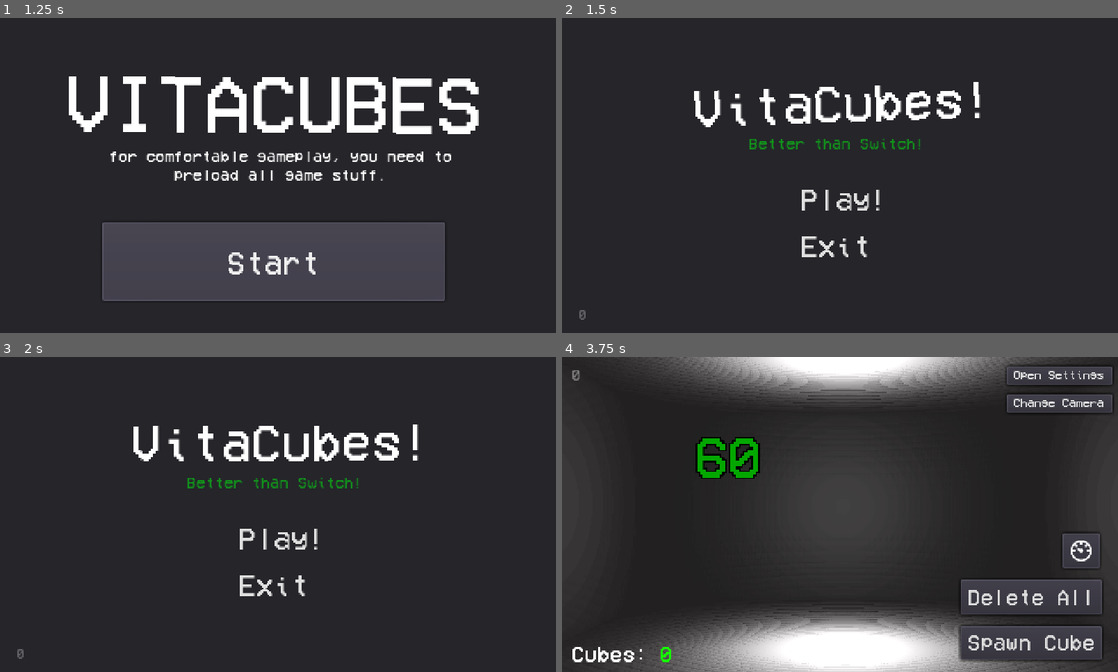
Above: before the commit, frames 1-4 (two rows, left to right).
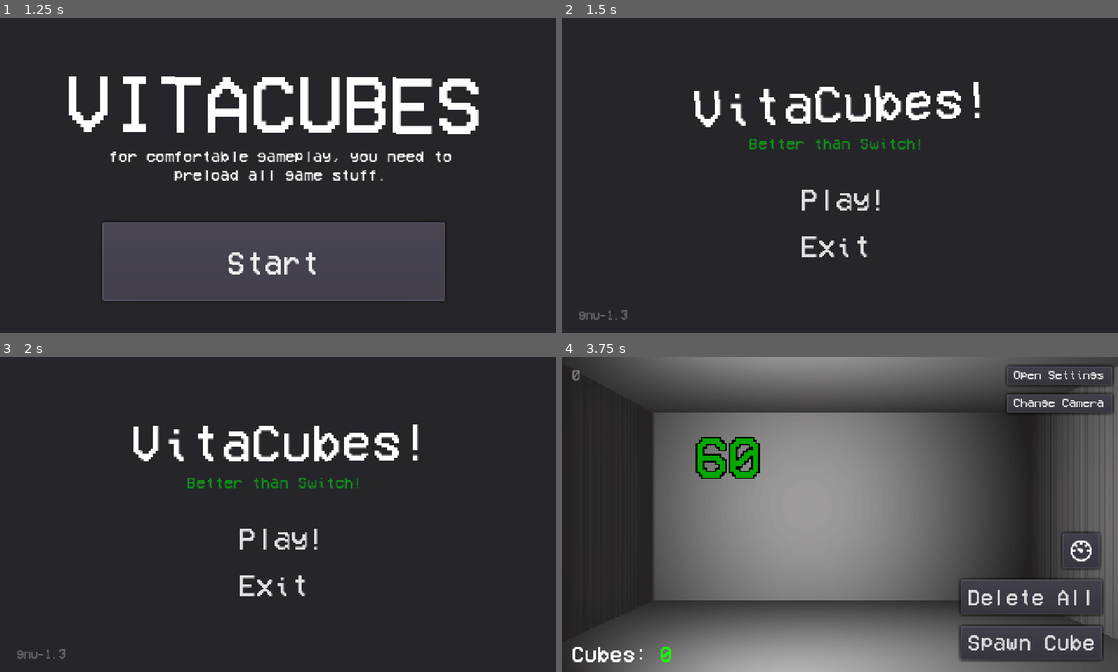
Above: after the commit, the same moments.

Repository: yaragirodev/vitaCubes
Game: Godot game, scene res://scenes/preLoadMenu.tscn
Two runs of this game, one before a commit and one after it. Both use one fixed random seed, a clock stepped at 60 frames per second and the inputs below.
Inputs:
- Up to frame 1 (1.25 s): click "Load Assets" at 0.5 s
- Up to frame 2 (1.5 s): click "Start" at 1.25 s
- Up to frame 3 (2 s): no input
- Up to frame 4 (3.75 s): click "0" (after the commit: "gnu-1.3") at 2 s; click "Back" at 2.75 s; click "Play!" at 3.5 s

Frame 1 is identical in both runs. In frame 2, less than 0.1% of the frame differs, in the area x 3-12%, y 92-96%; in frame 3, less than 0.1%; in frame 4, 56%, in the area x 5-100%, y 0-100%.

Commit message:
added linux version label

Diff:
--- /dev/null
+++ b/assets/versionScene.tres
@@ -0,0 +1,42 @@
+[gd_resource type="ShaderMaterial" load_steps=2 format=2]
+
+[sub_resource type="Shader" id=1]
+code = "shader_type canvas_item;
+
+uniform float speed : hint_range(0.5, 5.0) = 1.5;
+uniform float perspective : hint_range(0.0, 2.0) = 0.6;
+uniform float fps : hint_range(1.0, 60.0) = 15.0;
+
+void fragment() {
+    float stepped_time = floor(TIME * fps) / fps;
+
+    float angle = stepped_time * speed;
+    vec2 suv = UV - 0.5;
+
+    float ca = cos(angle);
+    float sa = sin(angle);
+
+    float denom = ca - suv.x * sa * perspective;
+
+    if (abs(denom) < 0.001) {
+        COLOR = vec4(0.0);
+    } else {
+        float px = suv.x / denom;
+        float py = suv.y * (1.0 + px * sa * perspective);
+
+        vec2 tex_uv = vec2(px, py) + 0.5;
+
+        if (tex_uv.x < 0.0 || tex_uv.x > 1.0 ||
+            tex_uv.y < 0.0 || tex_uv.y > 1.0) {
+            COLOR = vec4(0.0);
+        } else {
+            COLOR = texture(TEXTURE, tex_uv);
+        }
+    }
+}"
+
+[resource]
+shader = SubResource( 1 )
+shader_param/speed = 1.5
+shader_param/perspective = 0.6
+shader_param/fps = 15.0
--- a/gui/gui.gd
+++ b/gui/gui.gd
@@ -35,6 +35,9 @@
 
 	elif OS.get_name() == "Windows":
 		versionLabel.text = "win-" + str(globalData.current_ver )
+
+		if OS.get_name() == "X11":
+			versionLabel.text = 'gnu-' + str(globalData.current_ver)
 
 # cubes counter
 func _process(delta):
--- a/scenes/main.tscn
+++ b/scenes/main.tscn
@@ -32,6 +32,7 @@
 
 [node name="CSGBox" type="CSGBox" parent="env"]
 transform = Transform( 1, 0, 0, 0, 1, 0, 0, 0, 1, 0, -2.12524, -9.32876 )
+cast_shadow = 0
 use_collision = true
 width = 29.7181
 height = 4.41203
@@ -39,6 +40,7 @@
 
 [node name="CSGBox5" type="CSGBox" parent="env"]
 transform = Transform( 1, 0, 0, 0, 1, 0, 0, 0, 1, 0, 13.9429, 26.3458 )
+cast_shadow = 0
 use_collision = true
 width = 29.7181
 height = 0.491139
@@ -72,23 +74,11 @@
 height = 14.2517
 depth = 72.3171
 
-[node name="OmniLight" type="OmniLight" parent="env"]
-transform = Transform( 1, 0, 0, 0, 1, 0, 0, 0, 1, 0.200076, 6.90334, 4.15841 )
+[node name="SpotLight" type="SpotLight" parent="env"]
+transform = Transform( 0.942706, 0, -0.333626, 0, 1, 0, 0.333626, 0, 0.942706, -5.60693, 6.97285, 19.5992 )
 shadow_enabled = true
-omni_range = 20.013
-omni_attenuation = 3.13834
-
-[node name="OmniLight2" type="OmniLight" parent="env"]
-transform = Transform( 1, 0, 0, 0, 1, 0, 0, 0, 1, 0.200076, 6.90334, 33.6066 )
-shadow_enabled = true
-omni_range = 29.853
-omni_attenuation = 3.13834
-
-[node name="OmniLight3" type="OmniLight" parent="env"]
-transform = Transform( 1, 0, 0, 0, 1, 0, 0, 0, 1, 0.200076, 6.90334, 53.4647 )
-shadow_enabled = true
-omni_range = 29.853
-omni_attenuation = 3.13834
+spot_range = 34.3845
+spot_angle = 50.9019
 
 [node name="pCam" type="Camera" parent="."]
 transform = Transform( 1, 0, 0, 0, 1, 0, 0, 0, 1, 0, 6.29941, 27.1758 )
--- a/scenes/mainLevel.gd
+++ b/scenes/mainLevel.gd
@@ -1,9 +1,8 @@
 extends Spatial
 
 # lights
-onready var light1 = $env/OmniLight
-onready var light2 = $env/OmniLight2
-onready var light3 = $env/OmniLight3
+onready var light1 = $env/SpotLight
+
 
 # spatial
 onready var spawned_spatial = get_node("spawnedStuff")
@@ -15,12 +14,10 @@
 func _ready():
 	# is this vita?
 	isVita = OS.get_name() == "Vita"
-	OnPC = OS.get_name() == "Windows"
 	# no shadows on vita (its bugged)
 	if OS.get_name() == "Vita":
 		light1.shadow_enabled = false
-		light2.shadow_enabled = false
-		light3.shadow_enabled = false
+
 
 	globalData.mainScene = self
 
--- a/scenes/mainMenuMainScript.gd
+++ b/scenes/mainMenuMainScript.gd
@@ -18,8 +18,8 @@
 	if OS.get_name() == "Windows":
 		versionLabel.text = 'win-' + str(globalData.current_ver)
 
-	if OS.get_name() == "Linux":
-		versionLabel.text = 'linux-' + str(globalData.current_ver)
+	if OS.get_name() == "X11":
+		versionLabel.text = 'gnu-' + str(globalData.current_ver)
 
 	# set splash
 	getAndSetRandomSplash()
--- a/scenes/preloadMenu.gd
+++ b/scenes/preloadMenu.gd
@@ -8,7 +8,6 @@
 	preloadButton.connect("pressed", self, "_onLoadButtonClicked")
 	proceedButton.connect("pressed", self, "_onProceedButtonClicked")
 	proceedButton.visible = false
-	OS.low_processor_usage_mode = false
 
 func _onLoadButtonClicked():
 	# load main scene
--- a/scenes/versionScene.tscn
+++ b/scenes/versionScene.tscn
@@ -1,49 +1,9 @@
-[gd_scene load_steps=9 format=2]
+[gd_scene load_steps=10 format=2]
 
 [ext_resource path="res://assets/godotLOGO.png" type="Texture" id=1]
 [ext_resource path="res://assets/VCR.ttf" type="DynamicFontData" id=2]
 [ext_resource path="res://scenes/versionScene.gd" type="Script" id=3]
-
-[sub_resource type="Shader" id=1]
-code = "shader_type canvas_item;
-
-uniform float speed : hint_range(0.5, 5.0) = 1.5;
-uniform float perspective : hint_range(0.0, 2.0) = 0.6;
-uniform float fps : hint_range(1.0, 60.0) = 15.0;
-
-void fragment() {
-    float stepped_time = floor(TIME * fps) / fps;
-
-    float angle = stepped_time * speed;
-    vec2 suv = UV - 0.5;
-
-    float ca = cos(angle);
-    float sa = sin(angle);
-
-    float denom = ca - suv.x * sa * perspective;
-
-    if (abs(denom) < 0.001) {
-        COLOR = vec4(0.0);
-    } else {
-        float px = suv.x / denom;
-        float py = suv.y * (1.0 + px * sa * perspective);
-
-        vec2 tex_uv = vec2(px, py) + 0.5;
-
-        if (tex_uv.x < 0.0 || tex_uv.x > 1.0 ||
-            tex_uv.y < 0.0 || tex_uv.y > 1.0) {
-            COLOR = vec4(0.0);
-        } else {
-            COLOR = texture(TEXTURE, tex_uv);
-        }
-    }
-}"
-
-[sub_resource type="ShaderMaterial" id=2]
-shader = SubResource( 1 )
-shader_param/speed = 1.5
-shader_param/perspective = 0.6
-shader_param/fps = 15.0
+[ext_resource path="res://assets/l0NewLogo_8bit.png" type="Texture" id=4]
 
 [sub_resource type="DynamicFont" id=3]
 size = 14
@@ -56,6 +16,37 @@
 [sub_resource type="DynamicFont" id=5]
 font_data = ExtResource( 2 )
 
+[sub_resource type="Animation" id=6]
+length = 0.001
+tracks/0/type = "value"
+tracks/0/path = NodePath("content:rect_position")
+tracks/0/interp = 1
+tracks/0/loop_wrap = true
+tracks/0/imported = false
+tracks/0/enabled = true
+tracks/0/keys = {
+"times": PoolRealArray( 0 ),
+"transitions": PoolRealArray( 1 ),
+"update": 0,
+"values": [ Vector2( 0, 350 ) ]
+}
+
+[sub_resource type="Animation" id=7]
+resource_name = "titles"
+length = 5.0
+tracks/0/type = "value"
+tracks/0/path = NodePath("content:rect_position")
+tracks/0/interp = 2
+tracks/0/loop_wrap = true
+tracks/0/imported = false
+tracks/0/enabled = true
+tracks/0/keys = {
+"times": PoolRealArray( 0, 5 ),
+"transitions": PoolRealArray( 1, 1 ),
+"update": 0,
+"values": [ Vector2( 0, 350 ), Vector2( 0, -230 ) ]
+}
+
 [node name="Control" type="Control"]
 anchor_right = 1.0
 anchor_bottom = 1.0
@@ -65,16 +56,28 @@
 margin_right = 480.0
 margin_bottom = 272.0
 
-[node name="TextureRect" type="TextureRect" parent="."]
-material = SubResource( 2 )
-margin_left = 112.0
-margin_top = 40.0
-margin_right = 369.0
-margin_bottom = 144.0
+[node name="content" type="Control" parent="."]
+margin_top = 350.0
+margin_right = 40.0
+margin_bottom = 390.0
+
+[node name="TextureRect" type="TextureRect" parent="content"]
+margin_left = 128.0
+margin_top = 32.0
+margin_right = 385.0
+margin_bottom = 136.0
 texture = ExtResource( 1 )
 expand = true
 
-[node name="text1" type="Label" parent="."]
+[node name="TextureRect2" type="TextureRect" parent="content"]
+margin_left = 176.0
+margin_top = -80.0
+margin_right = 341.0
+margin_bottom = 24.0
+texture = ExtResource( 4 )
+expand = true
+
+[node name="text1" type="Label" parent="content"]
 margin_left = 104.0
 margin_top = 144.0
 margin_right = 384.0
@@ -85,17 +88,17 @@
 align = 1
 autowrap = true
 
-[node name="text3" type="Label" parent="."]
+[node name="text3" type="Label" parent="content"]
 margin_left = 104.0
 margin_top = 200.0
-margin_right = 376.0
+margin_right = 392.0
 margin_bottom = 216.0
 custom_fonts/font = SubResource( 3 )
-text = "game by yaragirodev (//LevelZer0)"
+text = "game by yaragirodev (aka LevelZer0)"
 align = 1
 autowrap = true
 
-[node name="text2" type="Label" parent="."]
+[node name="text2" type="Label" parent="content"]
 margin_left = 104.0
 margin_top = 173.0
 margin_right = 216.0
@@ -115,3 +118,8 @@
 text = "Back"
 flat = true
 align = 0
+
+[node name="AnimationPlayer" type="AnimationPlayer" parent="."]
+autoplay = "titles"
+anims/RESET = SubResource( 6 )
+anims/titles = SubResource( 7 )
Binary file added: assets/l0NewLogo_8bit.png
Not shown, added: assets/l0NewLogo_8bit.png.import
